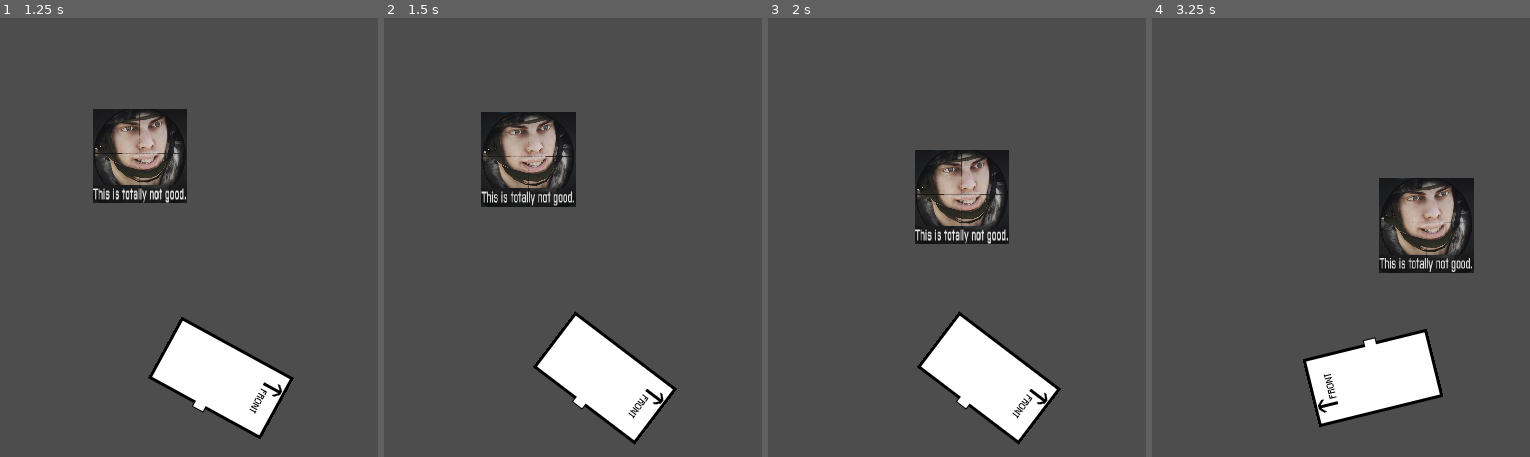
Above: before the commit, frames 1-4 (left to right).
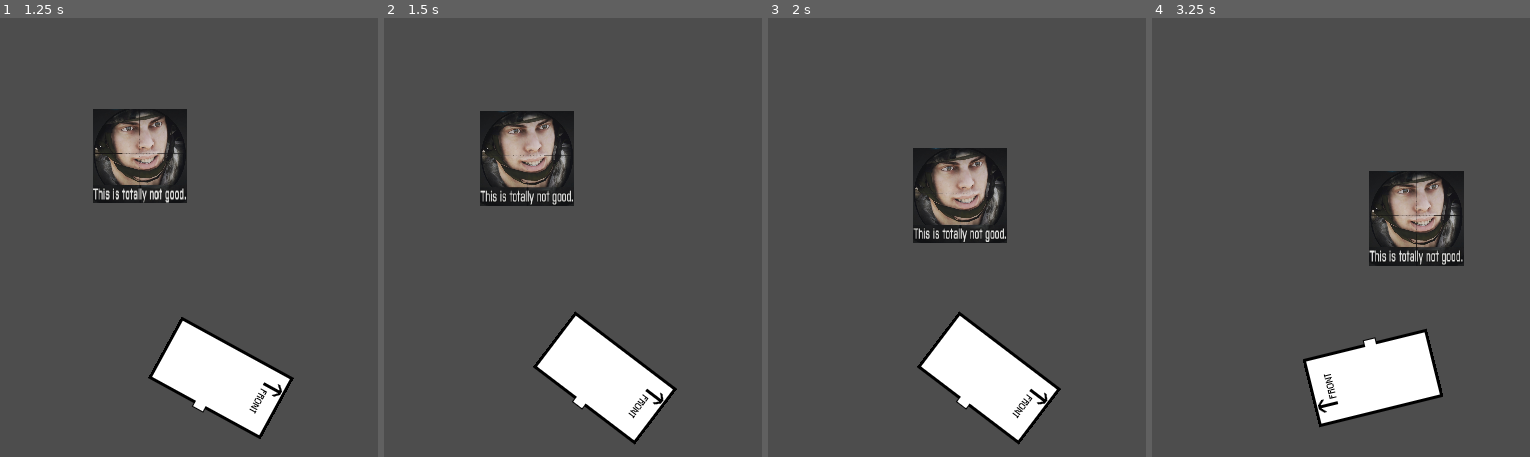
Above: after the commit, the same moments.

Repository: CatWizard47/WormGame
Game: Godot game, scene res://main_test_thingy.tscn
Two runs of this game, one before a commit and one after it. Both use one fixed random seed, a clock stepped at 60 frames per second and the inputs below.
Inputs:
- Up to frame 1 (1.25 s): tap Enter at 0.5 s; hold D (move_right) from 0.53 s (still down)
- Up to frame 2 (1.5 s): release D (move_right) at 1.28 s; hold S (move_backward) from 1.28 s (still down)
- Up to frame 3 (2 s): keep holding S (move_backward)
- Up to frame 4 (3.25 s): release S (move_backward) at 2.03 s; hold D (move_right) 2.03-2.78 s; hold W (move_forward) from 2.78 s (still down)

Frame 1 is identical in both runs. In frame 2, 1.6% of the frame differs, in the area x 25-51%, y 21-44%; in frame 3, 2.1%; in frame 4, 4.5%, in the area x 57-86%, y 34-59%.

Commit message:
improved movement feel

Diff:
--- a/main_test_thingy.tscn
+++ b/main_test_thingy.tscn
@@ -55,3 +55,4 @@
 shape = SubResource("SegmentShape2D_ty0pc")
 
 [node name="Player" parent="." unique_id=399082900 instance=ExtResource("1_dmddy")]
+traction_Coefficient = 0.2
--- a/player.gd
+++ b/player.gd
@@ -1,15 +1,14 @@
 #extends Area2D
 extends RigidBody2D
 
-@export var max_detached_speed = 100 # How fast the player will move (pixels/sec).
+@export var max_engine_power = 100 # How fast the player will move (pixels/sec).
 @export var acceleration_mult : int = 1
-@export var traction_maintained_percentage: float = 0.975 #MUST BE SMOL
+@export var traction_Coefficient : float = 0.975 #MUST BE SMOL
 @export var max_velocity: int = 20
 var screen_size # Size of the game window.
 var velocity : Vector2
-var detached_speed : float
+var engine_power : float
 var rotation_direction : float
-signal collision
 
 # Called when the node enters the scene tree for the first time.
 func _ready() -> void:
@@ -37,26 +36,24 @@
 			rotation_direction = 2*PI
 
 	if(Input.is_action_pressed("move_backward") or Input.is_action_pressed("move_forward")):
-		if Input.is_action_pressed("move_backward") and detached_speed > -max_detached_speed:
-			detached_speed -=1 * acceleration_mult
+		if Input.is_action_pressed("move_backward") and engine_power > -max_engine_power:
+			engine_power -=1 * acceleration_mult
 
-		if Input.is_action_pressed("move_forward") and detached_speed < max_detached_speed:
-			detached_speed +=1 * acceleration_mult
+		if Input.is_action_pressed("move_forward") and engine_power < max_engine_power:
+			engine_power +=1 * acceleration_mult
 	else:
-		detached_speed = 0
+		engine_power = 0
 
-	velocity.x = velocity.x * traction_maintained_percentage
-	velocity.y = velocity.y * traction_maintained_percentage
 	if velocity.length() <= 1:
 		velocity = Vector2.ZERO
 	elif velocity.length() >= max_velocity:
 		velocity = velocity.normalized()*max_velocity * 0.99
+	else:
+		velocity -= velocity.normalized() * traction_Coefficient * mass * 9.81
 
-	velocity.x += detached_speed * cos(rotation_direction)
-	velocity.y += detached_speed * sin(rotation_direction)
+	velocity.x += engine_power * cos(rotation_direction)
+	velocity.y += engine_power * sin(rotation_direction)
 
 	rotation = rotation_direction
-	#position += velocity * delta
 	move_and_collide(velocity * delta)
-	#position = position.clamp(Vector2.ZERO, screen_size)
-	print("position = ",position, " velocity = ", velocity.length(), "speed = ", detached_speed)
+	print("position = ",position, " velocity = ", velocity.length(), "speed = ", engine_power)
